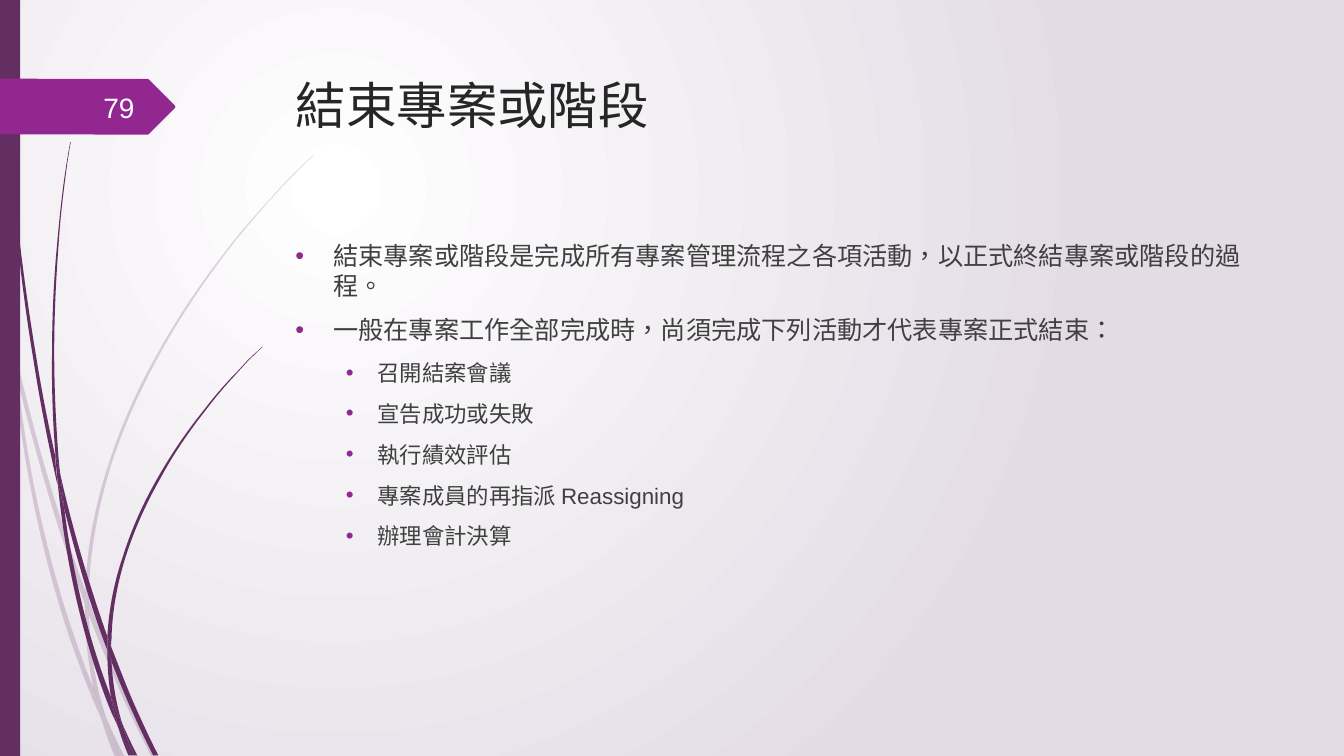
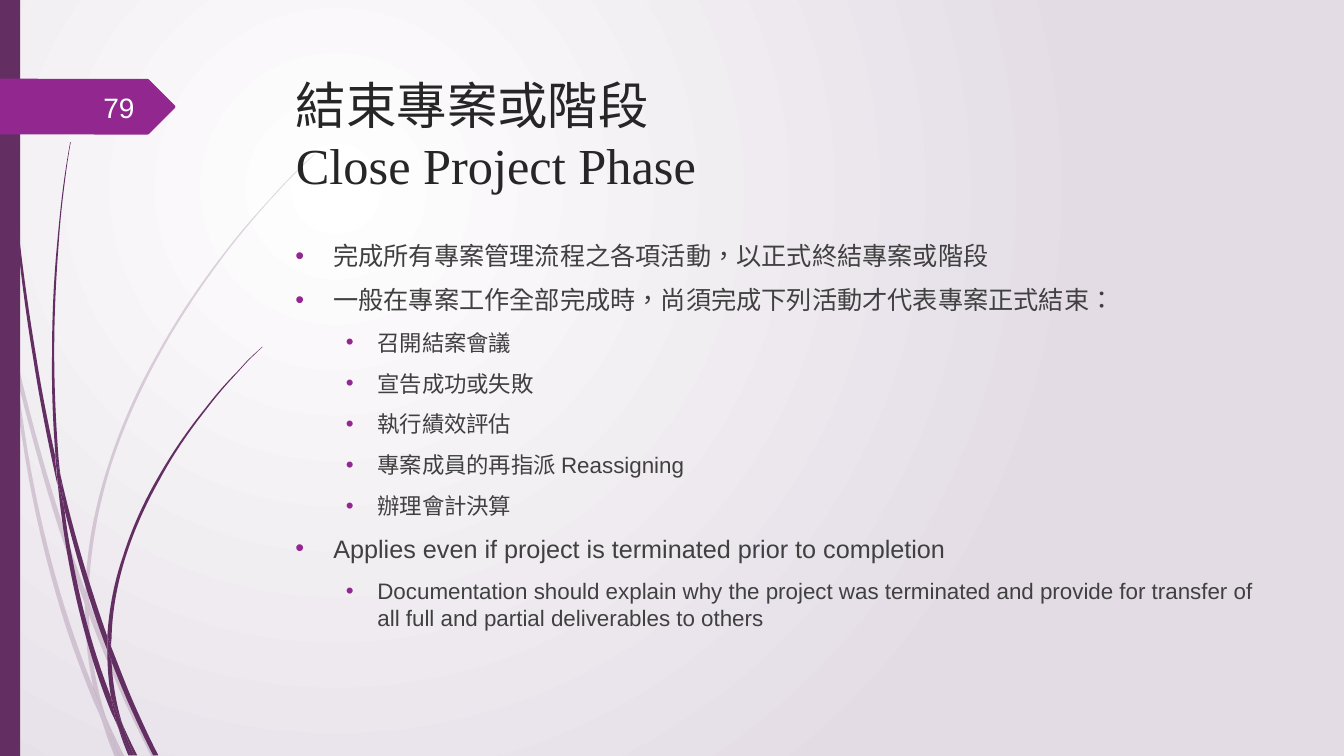
Before and after one commit to ywdeng/uscojywdeng, a slide deck: slide 79 of src/assets/1091/ProjectManagement/CH05/05.pptx. Drawn at 1344x756 pixels with LibreOffice and Linux fonts; fonts in the diff are those of the drawing. Boxes give left, top, right and bottom in pixels: in the first picture for what was removed or moved away, otherwise in the second. Text is boxed around its words. In the diff, an @@ line names an element or a change of style, - is before the commit and + after.

```diff
--- a/src/assets/1091/ProjectManagement/CH05/05.pptx
+++ b/src/assets/1091/ProjectManagement/CH05/05.pptx
@@ title at (296,81,695,195): text changed @@
-結束專案或階段
+結束專案或階段
+Close Project Phase
@@ text at (333,244,988,267): text changed @@
-• 結束專案或階段是完成所有專案管理流程之各項活動，以正式終結專案或階段的過程。
+• 完成所有專案管理流程之各項活動，以正式終結專案或階段
@@ text at (333,539,1253,631): paragraphs added @@
+• Applies even if project is terminated prior to completion
+  • Documentation should explain why the project was terminated and provide for transfer of all full and partial deliverables to others
```
Also in this commit, not shown: 2 slides added, 4 other files.
